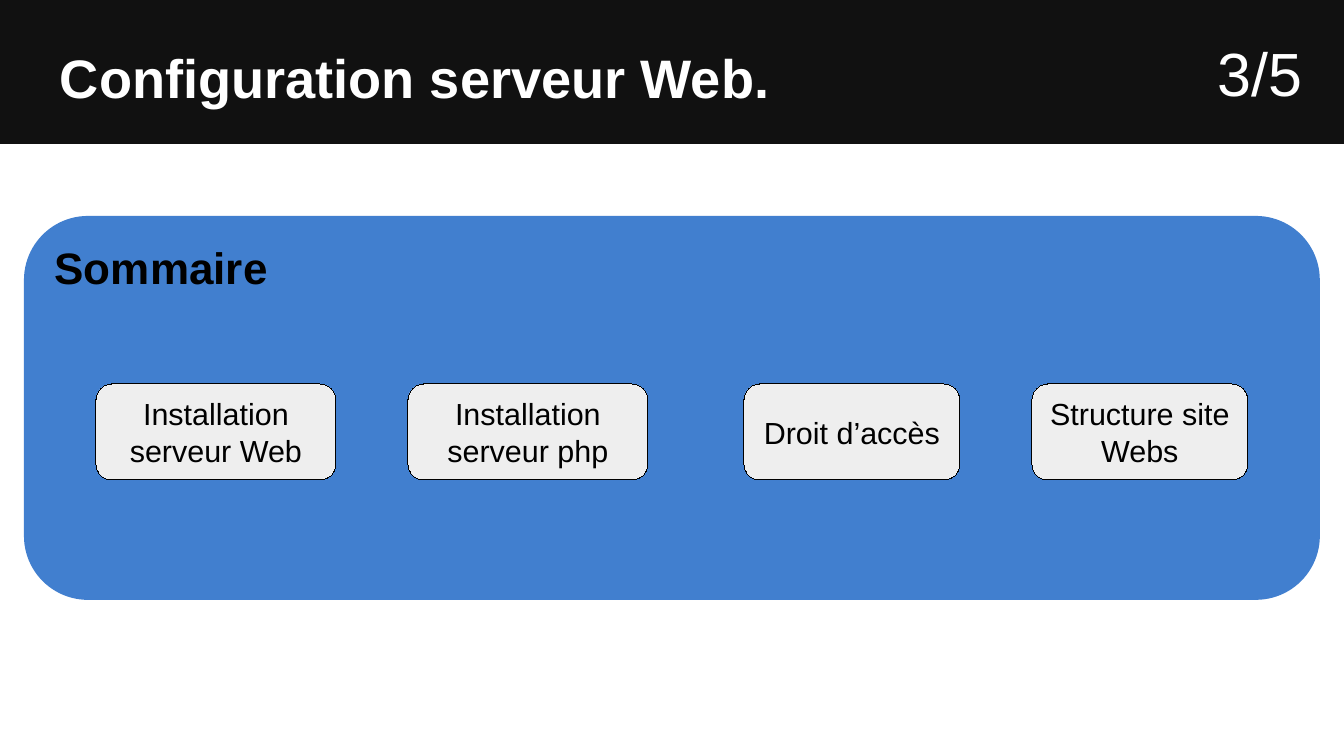
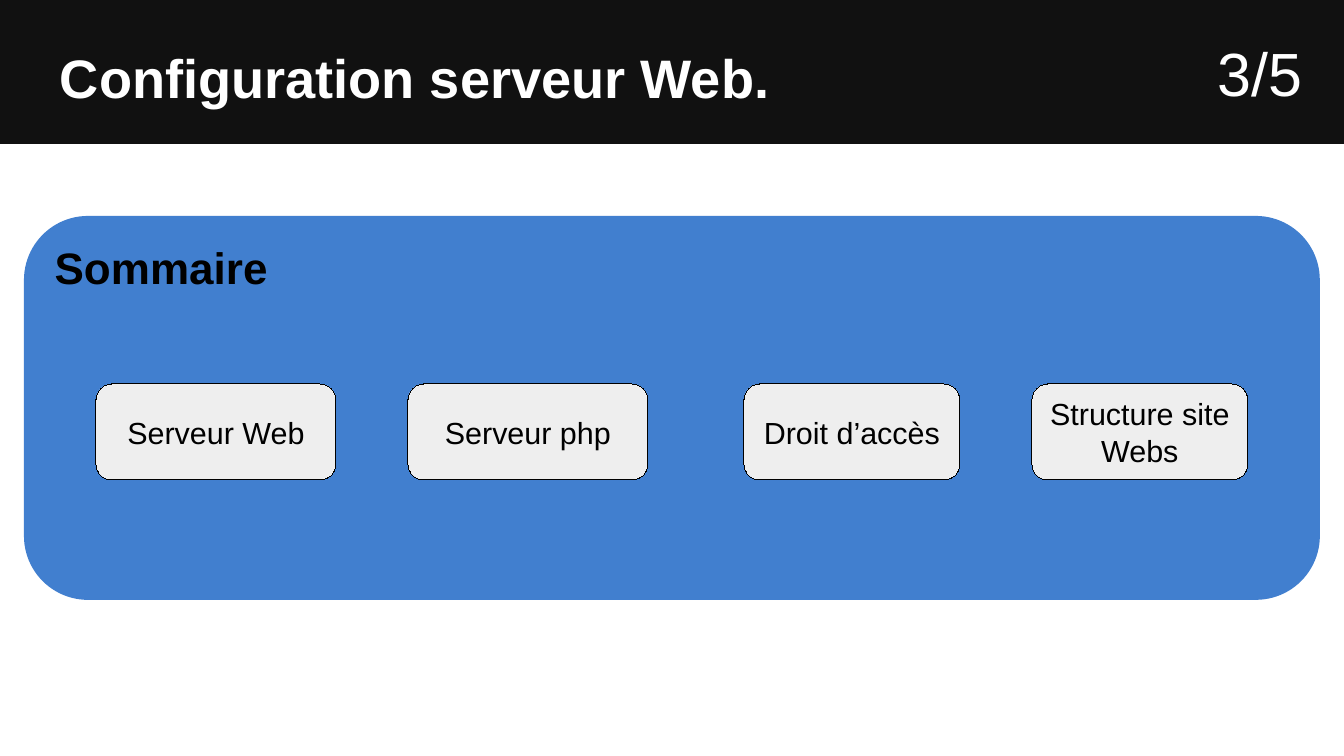
Before and after one commit to Sauvage89/sechoir-houblon, a slide deck: slide 23 of doc/diaporama/revu2/revu2_sauvage.odp (slide 22 before the commit). Drawn at 1344x756 pixels with LibreOffice and Linux fonts; fonts in the diff are those of the drawing. Boxes give left, top, right and bottom in pixels: in the first picture for what was removed or moved away, otherwise in the second. Text is boxed around its words. In the diff, an @@ line names an element or a change of style, - is before the commit and + after.

Commit message:
save

```diff
--- a/doc/diaporama/revu2/revu2_sauvage.odp
+++ b/doc/diaporama/revu2/revu2_sauvage.odp
@@ text in rounded rectangle at <box>127,422,304,445</box>: text changed @@
-Installation serveur Web
+Serveur Web
@@ text in rounded rectangle at <box>445,422,611,450</box>: text changed @@
-Installation serveur php
+Serveur php
```
Also in this commit, not shown: 2 other slides changed, 2 slides added.
